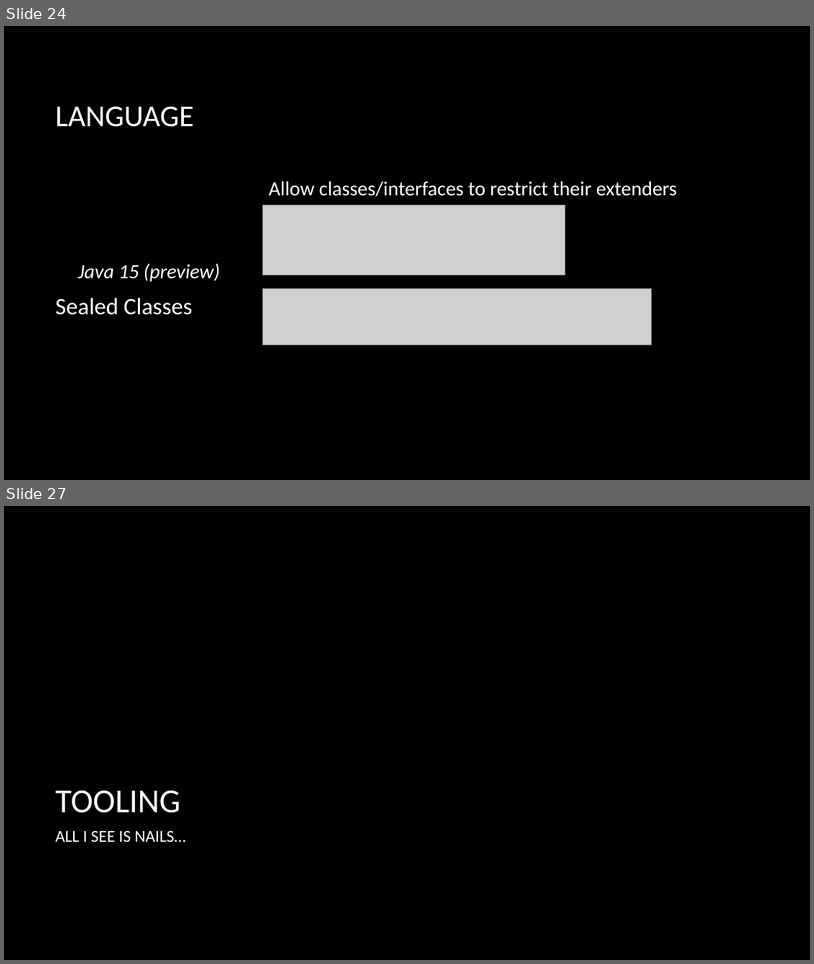
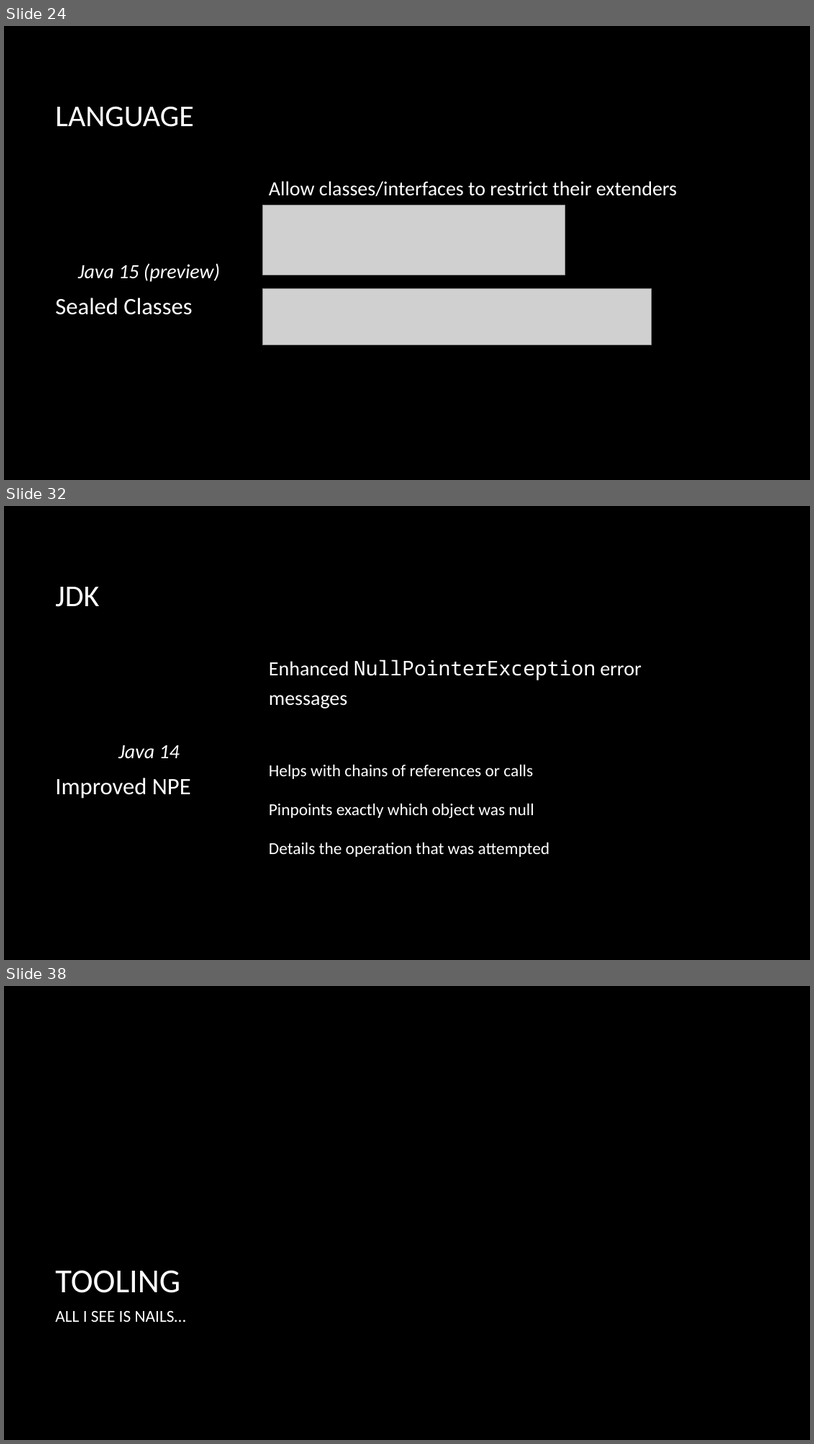
Before and after one commit to macdaddyaz/modern-java, a slide deck: Java 9 and up.pptx. Shown one above the other, each under a label of ours: slides 24 and 27 before the commit, slides 24, 32 and 38 after it; the slides between them are not shown. The pictures are 814x964 and 814x1444 pixels, drawn with LibreOffice and Linux fonts; fonts in the diff are those of the drawing; grey boxes stand for pictures; background and template pictures are left out. Boxes give left, top, right and bottom in pixels: in the first picture for what was removed or moved away, otherwise in the second. Text is boxed around its words. In the diff, an @@ line names an element or a change of style, - is before the commit and + after.

```diff
--- a/Java 9 and up.pptx
+++ b/Java 9 and up.pptx
@@ slide 32 added at (x1=4, y1=506, x2=810, y2=960), background picture (left out) @@
@@ title added at (x1=55, y1=587, x2=99, y2=607), 36 pt, text #FFFFFF @@
+JDK
@@ text added at (x1=269, y1=659, x2=642, y2=857), 20 pt, text #FFFFFF @@
+Enhanced NullPointerException error messages
+Helps with chains of references or calls
+Pinpoints exactly which object was null
+Details the operation that was attempted
@@ text added at (x1=55, y1=745, x2=191, y2=798), 28 pt, text #FFFFFF @@
+Java 14
+Improved NPE
@@ what was slide 27 is now slide 38 @@
```
Also in this commit, not shown: 4 slides changed, 10 other slides added.
